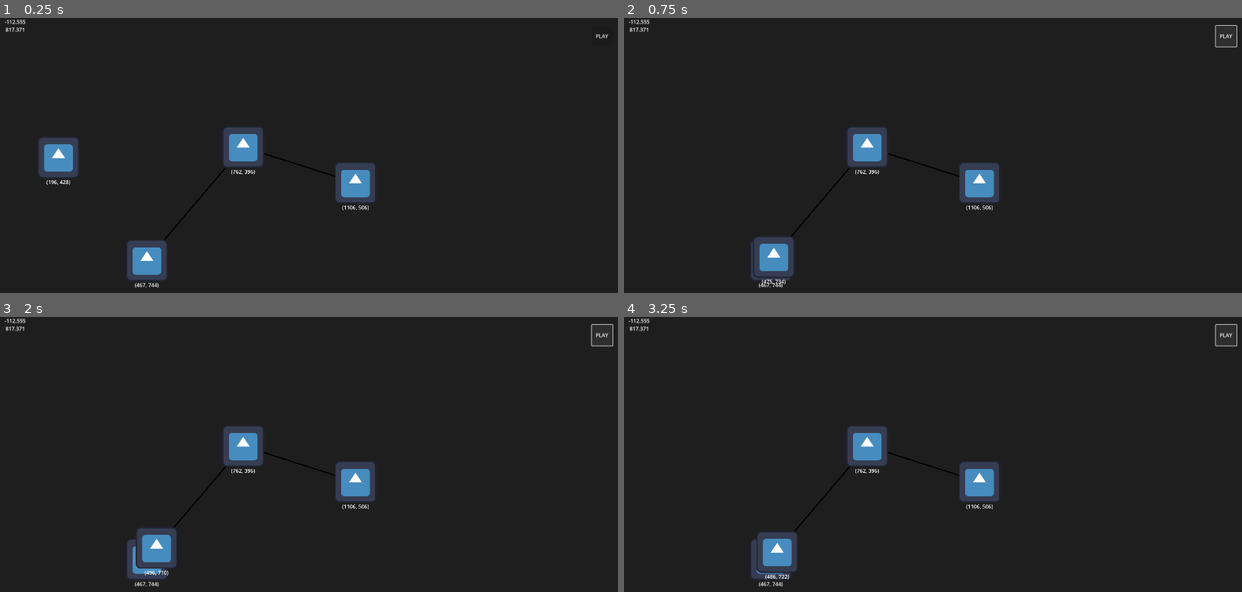
Above: before the commit, frames 1-4 (two rows, left to right).
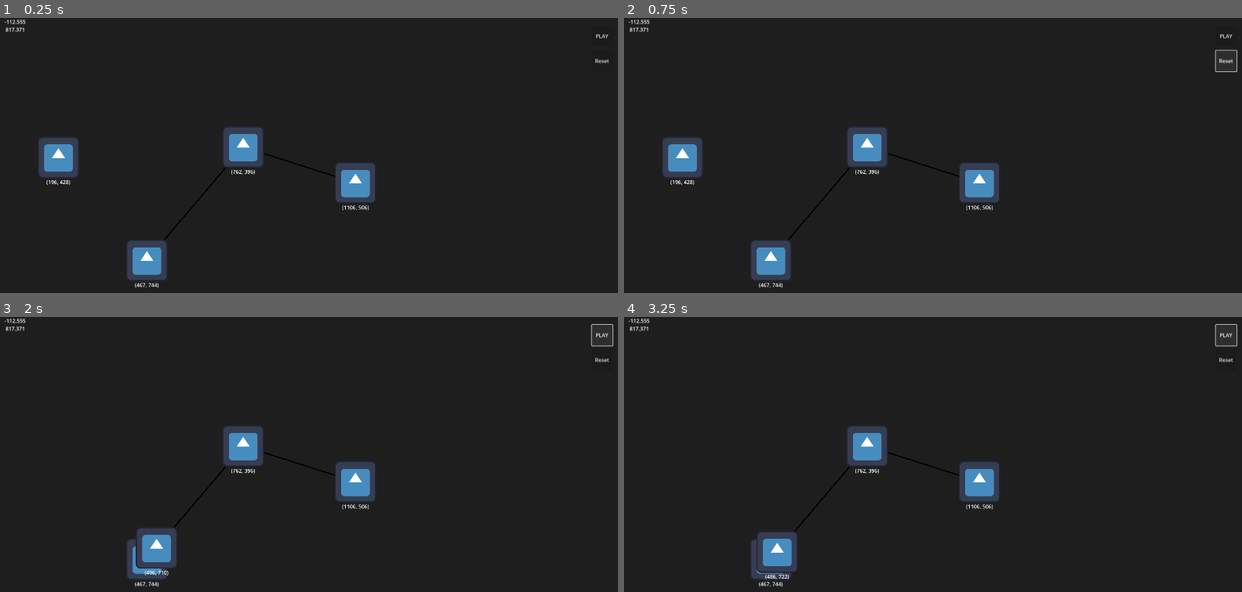
Above: after the commit, the same moments.

Repository: reevesc7/2d-animator-godot
Game: Godot game, scene res://Scenes/hub_network.tscn
Two runs of this game, one before a commit and one after it. Both use one fixed random seed, a clock stepped at 60 frames per second and the inputs below. The engine's default icon, where the game draws it, is replaced by a stand-in: a white triangle on a blue panel in a dark square.
Inputs:
- Up to frame 1 (0.25 s): no input
- Up to frame 2 (0.75 s): click "PLAY" (after the commit: "Reset") at 0.5 s
- Up to frame 3 (2 s): click "PLAY" at 1.25 s
- Up to frame 4 (3.25 s): click "PLAY" at 2 s; click "PLAY" at 2.75 s

The runs differ from the first frame. In frame 1, less than 0.1% of the frame differs, in the area x 96-99%, y 14-17%; in frame 2, 1.6%, in the area x 6-100%, y 2-97%; in frame 3, less than 0.1%; in frame 4, less than 0.1%.

Commit message:
Added ResetAnimator.

Diff:
--- a/Scenes/hub_network.tscn
+++ b/Scenes/hub_network.tscn
@@ -9,6 +9,7 @@
 [ext_resource type="PackedScene" uid="uid://ji8qhbqe0s2r" path="res://Scenes/prop.tscn" id="8_iayus"]
 [ext_resource type="PackedScene" uid="uid://1upoas7ecosc" path="res://Scenes/path.tscn" id="8_yoed8"]
 [ext_resource type="PackedScene" uid="uid://dng1g3mcvhmyf" path="res://Scenes/follow_animator.tscn" id="9_hrnbf"]
+[ext_resource type="Script" path="res://Scripts/reset_animator.gd" id="10_l3oug"]
 
 [node name="HubNetwork" type="Node2D"]
 script = ExtResource("1_pucml")
@@ -101,3 +102,15 @@
 offset_right = 1894.0
 offset_bottom = 88.0
 text = "PLAY"
+
+[node name="ResetAnimator" type="Node" parent="." node_paths=PackedStringArray("targets", "trigger")]
+script = ExtResource("10_l3oug")
+targets = [NodePath("../MovingProp"), NodePath("../Prop"), NodePath("../Prop2"), NodePath("../Prop3")]
+trigger = NodePath("../ResetButton")
+
+[node name="ResetButton" type="Button" parent="."]
+offset_left = 1830.0
+offset_top = 100.0
+offset_right = 1894.0
+offset_bottom = 164.0
+text = "Reset"
--- a/Scripts/follow_animator.gd
+++ b/Scripts/follow_animator.gd
@@ -1,10 +1,16 @@
-class_name Follower
+class_name FollowAnimator
 extends Animator
 
 
 @export var path: Path
 
 @export var speed: float = 64.0
+@export var relative_positions: bool = false:
+	set(value):
+		relative_positions = value
+		_update_animation_maker()
+
+var _animation_maker: AnimationMaker
 
 
 func _ready() -> void:
@@ -20,13 +26,41 @@
 			return
 	if trigger:
 		trigger.button_down.connect(_on_triggered)
+	_update_animation_maker()
+
+
+func _update_animation_maker() -> void:
+	if relative_positions:
+		_animation_maker = RelativeMaker.new()
+	else:
+		_animation_maker = AbsoluteMaker.new()
 
 
 func animate() -> void:
 	for target in targets:
+		_animation_maker.make_animation(target, path, speed)
+
+
+class AnimationMaker:
+	func make_animation(_target: Prop, _path: Path, _speed: float) -> void:
+		push_error("UNIMPLEMENTED: AnimationMaker.make_animation")
+
+
+class AbsoluteMaker extends AnimationMaker:
+	func make_animation(target: Prop, path: Path, speed: float) -> void:
 		var tween: Tween = target.create_tween()
 		for path_segment in path.targets.size() - 1:
 			var segment_start: Vector2 = path.targets[path_segment].position
 			var segment_end: Vector2 = path.targets[path_segment + 1].position
 			var segment_length: float = (segment_end - segment_start).length()
 			tween.tween_property(target, "position", segment_end, segment_length / speed).from(segment_start)
+
+
+class RelativeMaker extends AnimationMaker:
+	func make_animation(target: Prop, path: Path, speed: float) -> void:
+		var tween: Tween = target.create_tween()
+		for path_segment in path.targets.size() - 1:
+			var segment_start: Vector2 = path.targets[path_segment].position
+			var segment_end: Vector2 = path.targets[path_segment + 1].position
+			var segment_length: float = (segment_end - segment_start).length()
+			tween.tween_property(target, "position", segment_end - segment_start, segment_length / speed).as_relative()
--- a/Scripts/prop.gd
+++ b/Scripts/prop.gd
@@ -4,12 +4,13 @@
 
 signal position_changed(prop: Prop)
 
+var editor_position: Vector2
 var scaled_position: Vector2
 var _last_position: Vector2
 
 
 func _ready() -> void:
-	set_notify_transform(true)
+	editor_position = position
 	_set_scaled_position()
 
 
--- /dev/null
+++ b/Scripts/reset_animator.gd
@@ -0,0 +1,50 @@
+class_name ResetAnimator
+extends Animator
+
+
+@export var speed: float = 64.0
+@export var instant: bool = true:
+	set(value):
+		instant = value
+		_update_animation_maker()
+
+var _animation_maker: AnimationMaker
+
+
+func _ready():
+	if not targets:
+		push_warning("No targets; Follower will not move anything")
+		queue_free()
+		return
+	if trigger:
+		trigger.button_down.connect(_on_triggered)
+	_update_animation_maker()
+
+
+func _update_animation_maker() -> void:
+	if instant:
+		_animation_maker = InstantMaker.new()
+	else:
+		_animation_maker = TimedMaker.new()
+
+
+func animate() -> void:
+	for target in targets:
+		_animation_maker.make_animation(target, speed)
+
+
+class AnimationMaker:
+	func make_animation(_target: Prop, _speed: float) -> void:
+		push_error("UNIMPLEMENTED: AnimationMaker.make_animation")
+
+
+class InstantMaker extends AnimationMaker:
+	func make_animation(target: Prop, _speed: float) -> void:
+		target.position = target.editor_position
+
+
+class TimedMaker extends AnimationMaker:
+	func make_animation(target: Prop, speed: float) -> void:
+		var tween: Tween = target.create_tween()
+		var length: float = (target.editor_position - target.position).length()
+		tween.tween_property(target, "position", target.editor_position, length / speed).from(target.position)
Not shown: 1 places in Scenes/hub_network.tscn that only renumber resources
